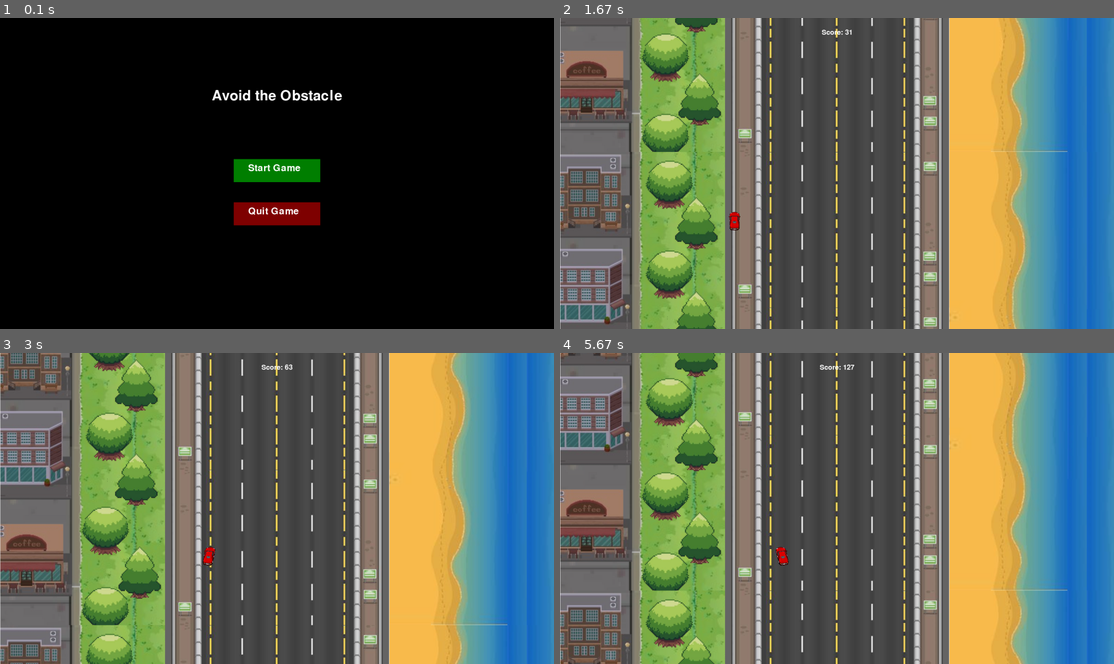
Above: before the commit, frames 1-4 (two rows, left to right).
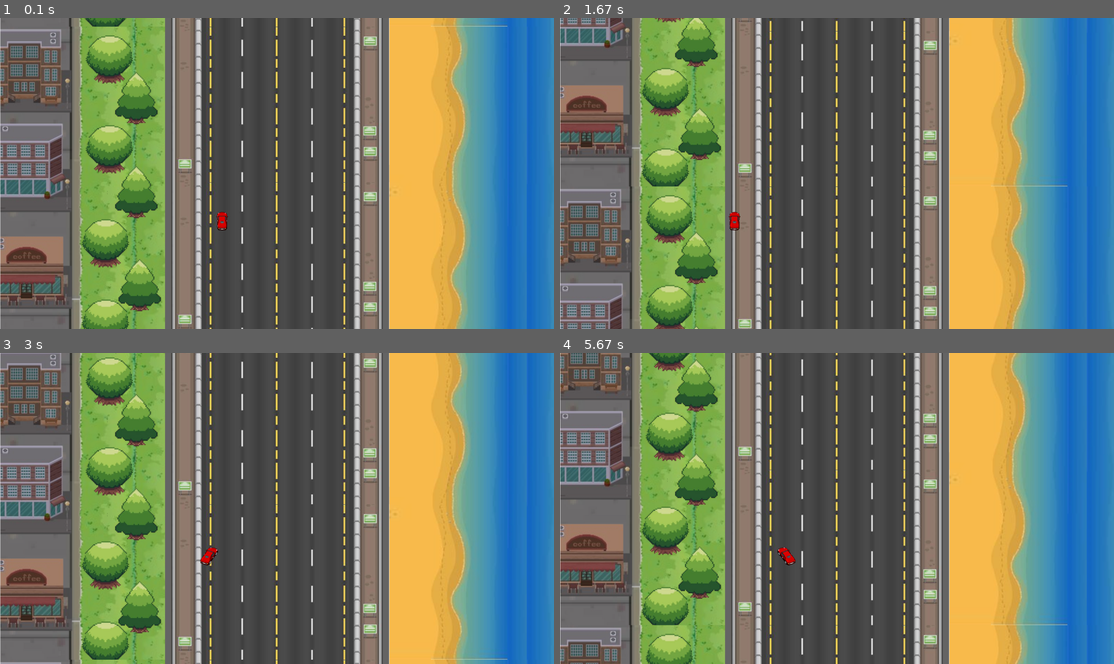
Above: after the commit, the same moments.

Repository: DarrenGuev/GameDevCars
Game: pygame game, started from main.py
The game is run twice, just before and just after one commit, with the same random seed, the same clock (stepped at 60 frames per second) and the same inputs.
Inputs (mouse positions are in pixels of both pictures, inside the frame that each line leads up to):
- Up to frame 1 (0.1 s): no input
- Up to frame 2 (1.67 s): click (837, 170) at 0.38 s, where only the run before the commit has a clickable "Start Game"; hold Left 0.67-1.2 s
- Up to frame 3 (3 s): hold Right 1.67-2.3 s; hold Left 2.33-2.8 s; hold Right from 2.83 s (still down)
- Up to frame 4 (5.67 s): release Right at 3.3 s; hold Right 3.33-3.8 s; hold Left 3.83-4.37 s; hold Left 4.4-4.8 s; hold Right 4.83-5.47 s; hold Left from 5.5 s (still down)

The runs differ from the first frame. In frame 1, 100% of the frame differs, in the area x 0-100%, y 0-100%; in frame 2, 23%; in frame 3, 23%; in frame 4, 23%.

Commit message:
10th commit

Diff:
--- /dev/null
+++ b/car_test.py
@@ -0,0 +1,53 @@
+import pygame
+import sys
+
+
+driveRight = [
+    pygame.image.load('r1.png'),
+    pygame.image.load('r2.png'),
+    pygame.image.load('r3.png'),
+    pygame.image.load('r4.png'),
+    pygame.image.load('r5.png'),
+]
+
+driveLeft = [
+    pygame.image.load('l1.png'),
+    pygame.image.load('l2.png'),
+    pygame.image.load('l3.png'),
+    pygame.image.load('l4.png'),
+    pygame.image.load('l5.png'),
+]
+
+
+
+car = pygame.image.load('straight.png')
+# enemy_car = pygame.image.load('enemyCar.png')
+
+class player_test(object):
+    def __init__(self, x, y, width, height):
+        self.x = x
+        self.y = y
+        self.width = width
+        self.height = height
+        self.vel = 15
+        self.isJump = False
+        self.jumpCount = 10
+        self.left = False
+        self.right = False
+        self.walkCount = 0
+
+    def draw(self,win):
+        if self.walkCount + 1 >= 27:
+            self.walkCount = 0
+
+        if self.left:
+             win.blit(driveLeft[self.walkCount//3], (self.x,self.y))
+             if self.walkCount < 12:
+                 self.walkCount += 1
+
+        elif self.right:
+            win.blit(driveRight[self.walkCount//3], (self.x,self.y))
+            if self.walkCount < 12:
+                self.walkCount += 1
+        else:
+            win.blit(car, (self.x, self.y))
--- /dev/null
+++ b/import pygame.py
@@ -0,0 +1,149 @@
+# Initialize pygame
+import pygame
+import sys
+from car_test import player_test
+import random
+
+# Initialize pygame
+pygame.init()
+
+# Screen code
+clock = pygame.time.Clock()
+screen_height = 1080
+screen_width = 1920
+win = pygame.display.set_mode((screen_width, screen_height), pygame.FULLSCREEN)
+pygame.display.set_caption("Avoid the Obstacle")
+
+# Load background
+background_image = pygame.image.load('bg.jpg')
+background_width = background_image.get_width()
+background_height = background_image.get_height()
+
+# Create a list to store background segments
+background_segments = []
+
+# Calculate how many segments we need to cover screen + 1 extra to prevent a gap
+num_segments = (screen_height // background_height) + 2
+
+# Initialize background positions
+# Start with one segment above the screen to ensure smooth scrolling
+for i in range(num_segments):
+    y = i * background_height - background_height
+    background_segments.append({'y': y, 'image': background_image.copy()})
+
+# Calculate position to center the background
+bg_x = (screen_width - background_width) // 2.83
+
+# Calculate scroll speed
+scroll_speed = 15
+
+# UI Elements
+score = 0
+font = pygame.font.Font(None, 36)
+
+class Obstacle(object):
+    def __init__(self, x, y, width, height, image):
+        self.x = x
+        self.y = y
+        self.width = width
+        self.height = height
+        self.obstacle_speed = 10
+        self.image = image
+
+    def draw(self, win):
+        win.blit(self.image, (self.x, self.y))
+
+def redraw_game_window():
+    # Fill screen with gray first to avoid artifacts
+    win.fill((119, 119, 119))
+
+    # Update and draw background segments
+    for segment in background_segments:
+        # Update position
+        segment['y'] += scroll_speed
+
+        # Draw the segment
+        win.blit(segment['image'], (bg_x, segment['y']))
+
+    # Check if any segment has moved entirely below the screen
+    for segment in background_segments:
+        if segment['y'] >= screen_height:
+            # Find the highest segment (smallest y value)
+            min_y = min(seg['y'] for seg in background_segments)
+            # Place this segment above the highest segment, precisely aligned
+            segment['y'] = min_y - background_height
+
+    man.draw(win)
+    for enemy in enemies:
+        enemy.draw(win)
+
+    # Draw Score
+    score_text = font.render("Score: " + str(score), True, (255, 255, 255))
+    text_rect = score_text.get_rect()
+    text_rect.center = (770, 50)
+    win.blit(score_text, text_rect)
+
+    pygame.display.update()
+
+# Load different car images for the player and obstacles, resize to 70x70
+enemyCar1 = pygame.image.load('enemyCar1.png')
+enemyCar1 = pygame.transform.scale(enemyCar1, (90, 90))
+
+enemyCar2 = pygame.image.load('enemyCar2.png')
+enemyCar2 = pygame.transform.scale(enemyCar2, (90, 90))
+
+enemyCar3 = pygame.image.load('enemyCar3.png')
+enemyCar3 = pygame.transform.scale(enemyCar3, (90, 90))
+
+enemyCar4 = pygame.image.load('enemyCar4.png')
+enemyCar4 = pygame.transform.scale(enemyCar4, (90, 90))
+
+obstacle_car_images = [enemyCar1, enemyCar2, enemyCar3, enemyCar4]
+
+man = player_test(720, 650, 90, 90)
+running = True
+
+# Create multiple enemy objects with different images, same size as player car
+enemies = [Obstacle(random.randrange(640, 960), -random.randint(0, screen_height), 90, 90, random.choice(obstacle_car_images)) for _ in range(3)]
+
+while running:
+    collision1 = 640
+    collision2 = 960
+    clock.tick(24)
+
+    for event in pygame.event.get():
+        if event.type == pygame.QUIT:
+            running = False
+        elif event.type == pygame.KEYDOWN:
+            if event.key == pygame.K_ESCAPE:
+                running = False
+
+    keys = pygame.key.get_pressed()
+    if keys[pygame.K_LEFT] and man.x > collision1 - man.width - man.vel:
+        man.x -= man.vel
+        man.left = True
+        man.right = False
+    elif keys[pygame.K_RIGHT] and man.x < collision2 - man.width - man.vel:
+        man.x += man.vel
+        man.left = False
+        man.right = True
+    else:
+        man.left = False
+        man.right = False
+        man.walkCount = 0
+
+    # Update Score (Example: Increase score over time)
+    score += 1
+
+    for enemy in enemies:
+        enemy.y += enemy.obstacle_speed
+        if enemy.y > screen_height:
+            enemy.y = 0 - enemy.height
+            enemy.x = random.randrange(640, 960)
+            enemy.image = random.choice(obstacle_car_images)
+
+    redraw_game_window()
+
+# Quit
+pygame.quit()
+sys.exit()
--- a/main.py
+++ b/main.py
@@ -16,7 +16,6 @@
 background_image = pygame.image.load('bg.jpg')
 background_width = background_image.get_width()
 background_height = background_image.get_height()
-scaled_bg = pygame.transform.scale(background_image, (background_width, background_height))
 
 # Create a list to store background segments
 background_segments = []
@@ -35,40 +34,6 @@
 
 # Calculate scroll speed
 scroll_speed = 15
-
-# UI Elements
-score = 0
-font = pygame.font.Font(None, 36)
-
-def draw_start_menu():
-    """Draw the start menu with Start and Quit buttons."""
-    win.fill((0, 0, 0))  # Fill background with black
-
-    # Draw title
-    title_font = pygame.font.Font(None, 72)
-    title_text = title_font.render("Avoid the Obstacle", True, (255, 255, 255))
-    title_rect = title_text.get_rect(center=(screen_width // 2, screen_height // 4))
-    win.blit(title_text, title_rect)
-
-    # Draw buttons
-    button_font = pygame.font.Font(None, 48)
-
-    start_button = pygame.Rect(screen_width // 2 - 150, screen_height // 2 - 50, 300, 80)
-    quit_button = pygame.Rect(screen_width // 2 - 150, screen_height // 2 + 100, 300, 80)
-
-    pygame.draw.rect(win, (0, 128, 0), start_button)
-    pygame.draw.rect(win, (128, 0, 0), quit_button)
-
-    start_text = button_font.render("Start Game", True, (255, 255, 255))
-    quit_text = button_font.render("Quit Game", True, (255, 255, 255))
-
-    win.blit(start_text, start_button.move(50, 15).topleft)
-    win.blit(quit_text, quit_button.move(50, 15).topleft)
-
-    pygame.display.update()
-
-    return start_button, quit_button
-
 def redraw_game_window():
     # Fill screen with gray first to avoid artifacts
     win.fill((119, 119, 119))
@@ -90,63 +55,39 @@
             segment['y'] = min_y - background_height
 
     man.draw(win)
-
-    # Draw Score
-    score_text = font.render("Score: " + str(score), True, (255, 255, 255))
-    text_rect = score_text.get_rect()
-    text_rect.center = (screen_width // 2, 50)
-    win.blit(score_text, text_rect)
-
     pygame.display.update()
 
-# Start Menu
+# Main game loop
 man = player(720, 650, 64, 64)
 running = True
-game_active = False
 
 while running:
-    if not game_active:
-        # Draw the start menu
-        start_button, quit_button = draw_start_menu()
+    collision1 = 640
+    collision2 = 960
+    clock.tick(24)
 
-        for event in pygame.event.get():
-            if event.type == pygame.QUIT:
+    for event in pygame.event.get():
+        if event.type == pygame.QUIT:
+            running = False
+        elif event.type == pygame.KEYDOWN:
+            if event.key == pygame.K_ESCAPE:
                 running = False
-            elif event.type == pygame.MOUSEBUTTONDOWN:
-                if start_button.collidepoint(event.pos):
-                    game_active = True
-                elif quit_button.collidepoint(event.pos):
-                    running = False
+
+    keys = pygame.key.get_pressed()
+    if keys[pygame.K_LEFT] and man.x > collision1- man.width - man.vel:
+        man.x -= man.vel
+        man.left = True
+        man.right = False
+    elif keys[pygame.K_RIGHT] and man.x < collision2 - man.width - man.vel:
+        man.x += man.vel
+        man.left = False
+        man.right = True
     else:
-        collision1 = 640
-        collision2 = 960
-        clock.tick(24)
+        man.left = False
+        man.right = False
+        man.walkCount = 0
 
-        for event in pygame.event.get():
-            if event.type == pygame.QUIT:
-                running = False
-            elif event.type == pygame.KEYDOWN:
-                if event.key == pygame.K_ESCAPE:
-                    running = False
-
-        keys = pygame.key.get_pressed()
-        if keys[pygame.K_LEFT] and man.x > collision1 - man.width - man.vel:
-            man.x -= man.vel
-            man.left = True
-            man.right = False
-        elif keys[pygame.K_RIGHT] and man.x < collision2 - man.width - man.vel:
-            man.x += man.vel
-            man.left = False
-            man.right = True
-        else:
-            man.left = False
-            man.right = False
-            man.walkCount = 0
-
-        # Update Score (Example: Increase score over time)
-        score += 1
-
-        redraw_game_window()
+    redraw_game_window()
 
 # Quit
 pygame.quit()
--- a/obstacle.py
+++ b/obstacle.py
@@ -2,15 +2,14 @@
 import sys
 import random
 
-
 class obstacle(object):
-    def __init__(self, obs_y, width, height):
-        self.x = random.randrange(640,960)
-        self.y = obs_y
+    def __init__(self, x, y, width, height):
+        self.x = x
+        self.y = y
         self.width = width
         self.height = height
-        self.bumped = False
-        self.x_change = 0
         self.obstacle_speed = 10
         self.obs = 0
         self.y_change = 0
+        self.obs_x = random.randrange(640, 960)
+        self.obstac = pygame.image.load('enemyCar.png')
Binary file added: enemyCar1.png
Binary file added: enemyCar2.png
Binary file added: enemyCar3.png
Binary file added: enemyCar4.png
Not shown, added: .DS_Store
